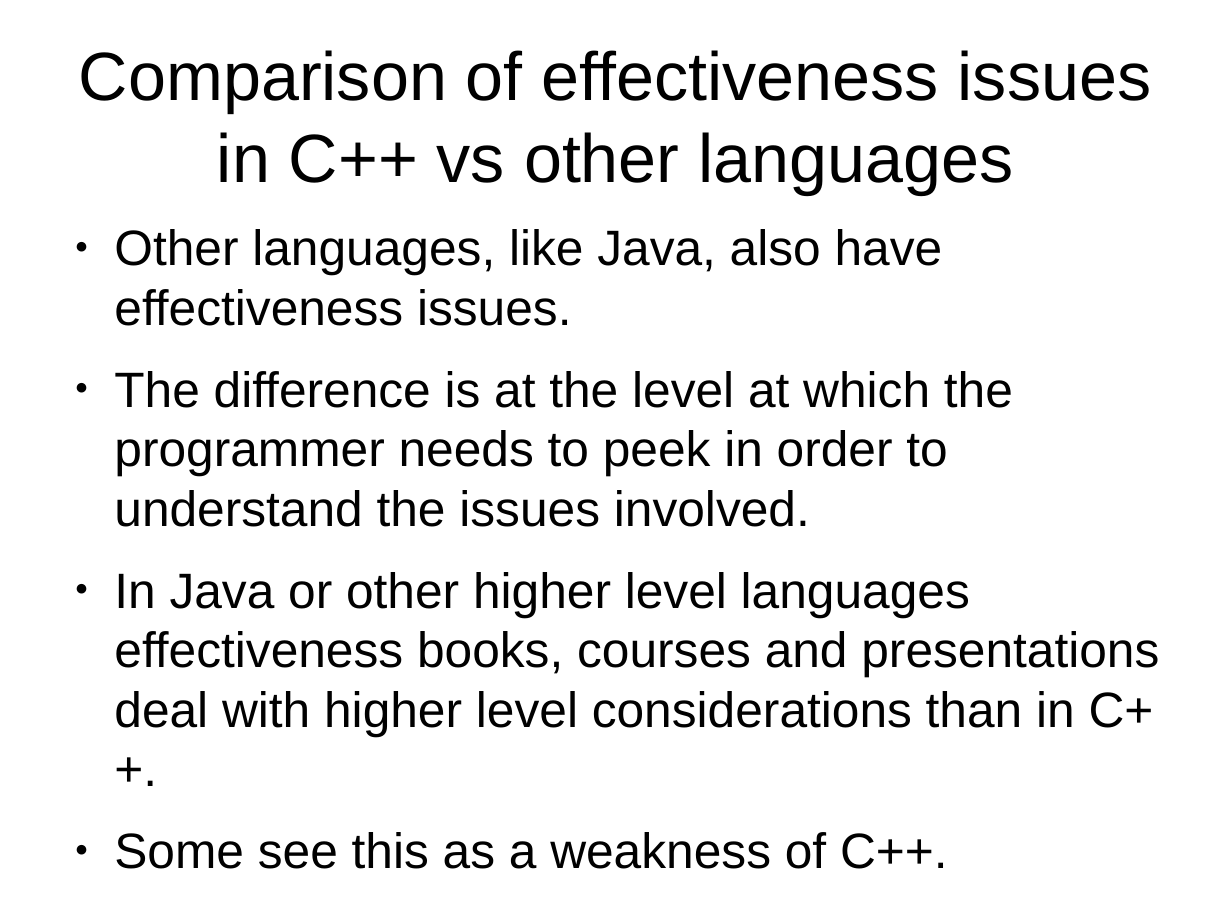
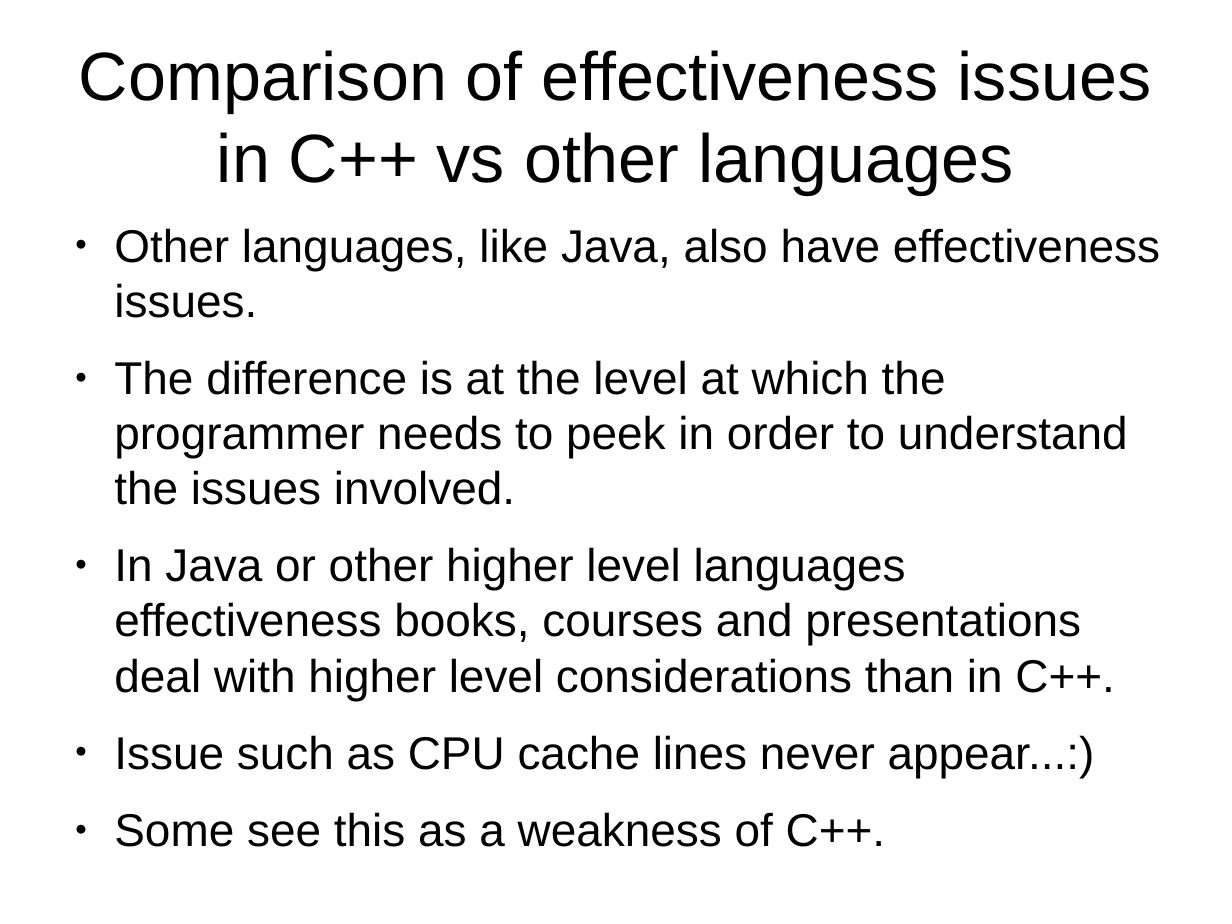
Before and after one commit to veltzer/demos, a slide deck: slide 34 of cpp/multi_core/effective_cplusplus.odp (slide 28 before the commit). Drawn at 1232x924 pixels with LibreOffice and Linux fonts; fonts in the diff are those of the drawing. Boxes give left, top, right and bottom in pixels: in the first picture for what was removed or moved away, otherwise in the second. Text is boxed around its words. In the diff, an @@ line names an element or a change of style, - is before the commit and + after.

```diff
--- a/cpp/multi_core/effective_cplusplus.odp
+++ b/cpp/multi_core/effective_cplusplus.odp
@@ text at box(114, 228, 1160, 847): size 32 to 29.6 pt in "Other languages, like Java, also have effectiveness ...", "The difference is at the level at ...", "In Java or other higher level languages ...", "Some see this as a weakness of ..." @@
@@ text at box(114, 735, 1095, 778): paragraph added @@
+● Issue such as CPU cache lines never appear...:)
```
Also in this commit, not shown: 6 other slides changed, 31 slides added, 3 other files.
